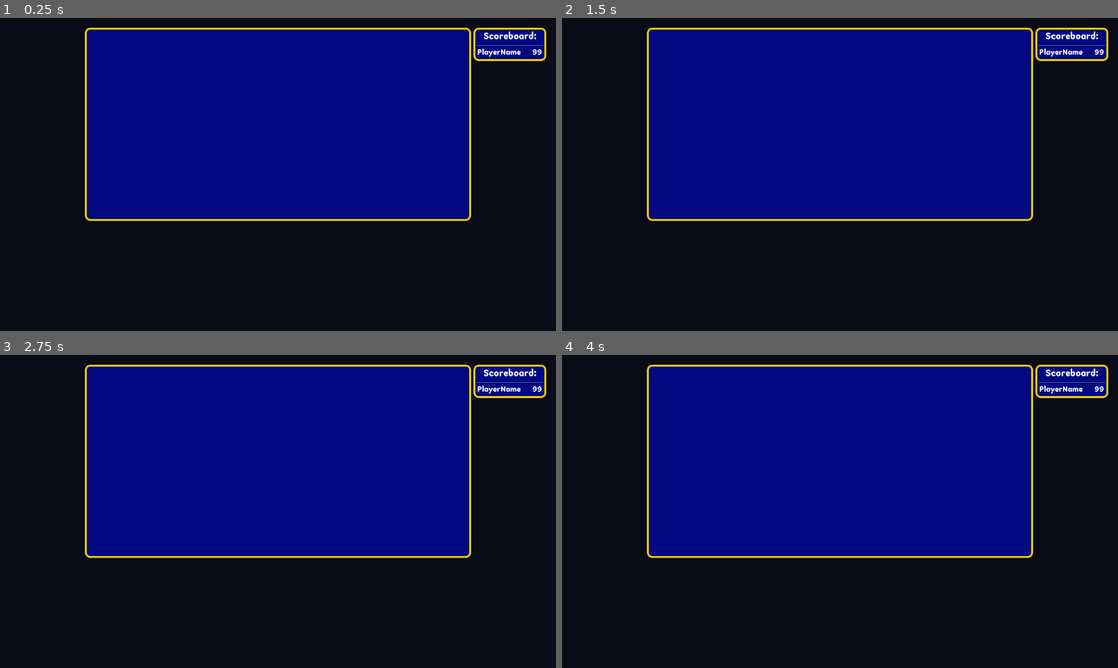
Above: before the commit, frames 1-4 (two rows, left to right).
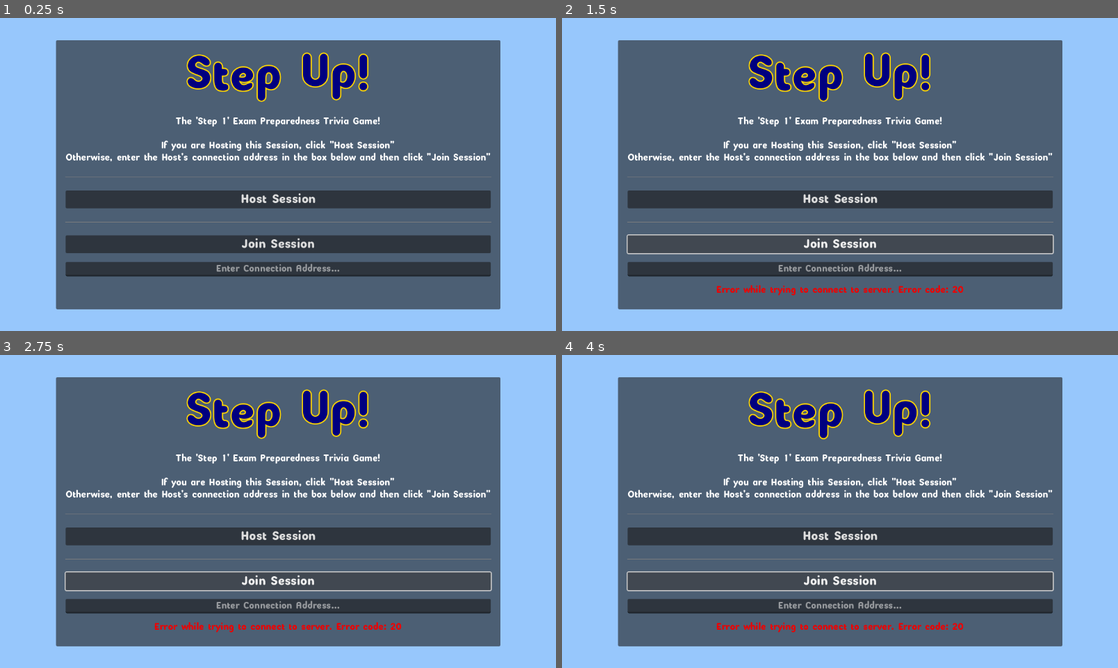
Above: after the commit, the same moments.

Repository: EmptyForge/StepUp
Game: Godot game, scene res://StepUp.tscn
Two runs of this game, one before a commit and one after it. Both use one fixed random seed, a clock stepped at 60 frames per second and the inputs below.
Inputs (mouse positions are in pixels of both pictures, inside the frame that each line leads up to):
- Up to frame 1 (0.25 s): no input
- Up to frame 2 (1.5 s): click (840, 199) at 0.5 s, where only the run after the commit has a clickable "Host Session"; click (840, 243) at 1.25 s, where only the run after the commit has a clickable "Join Session"
- Up to frame 3 (2.75 s): tap 0 at 2.1 s
- Up to frame 4 (4 s): tap 0 at 2.85, 3.6 s

The runs differ from the first frame. In frame 1, 99% of the frame differs, in the area x 0-100%, y 0-100%; in frame 2, 99%; in frame 3, 99%; in frame 4, 99%.

Commit message:
Added and synchronized a Scoreboard

Diff:
--- a/StepUp.tscn
+++ b/StepUp.tscn
@@ -1,8 +1,9 @@
-[gd_scene load_steps=6 format=3 uid="uid://bxwsxgk1s77v4"]
+[gd_scene load_steps=7 format=3 uid="uid://bxwsxgk1s77v4"]
 
 [ext_resource type="Script" path="res://scripts/StepUp.gd" id="1_uxu6d"]
 [ext_resource type="Theme" uid="uid://khx2k8bemdah" path="res://assets/theme/step_up_theme.tres" id="2_d83uf"]
 [ext_resource type="Script" path="res://scripts/GameClient.gd" id="3_oqcmw"]
+[ext_resource type="PackedScene" uid="uid://c1n7dki6gmqpb" path="res://scenes/Scoreboard.tscn" id="4_nlko2"]
 
 [sub_resource type="StyleBoxFlat" id="StyleBoxFlat_x2na2"]
 bg_color = Color(0.00784314, 0.00784314, 0.0470588, 0.952941)
@@ -44,7 +45,6 @@
 [node name="CanvasLayer" type="CanvasLayer" parent="."]
 
 [node name="MainMenu" type="PanelContainer" parent="CanvasLayer"]
-visible = false
 anchors_preset = 15
 anchor_right = 1.0
 anchor_bottom = 1.0
@@ -65,7 +65,7 @@
 
 [node name="VBoxContainer" type="VBoxContainer" parent="CanvasLayer/MainMenu/MarginContainer"]
 layout_mode = 2
-theme_override_constants/separation = 20
+theme_override_constants/separation = 18
 
 [node name="TitleRTL" type="RichTextLabel" parent="CanvasLayer/MainMenu/MarginContainer/VBoxContainer"]
 custom_minimum_size = Vector2(0, 120)
@@ -74,10 +74,6 @@
 bbcode_enabled = true
 text = "[center][color=navy_blue][outline_size=10][outline_color=gold][wave amp=50 freq=5][font_size=120][font=res://assets/theme/Tuber.ttf]Step Up!"
 fit_content = true
-
-[node name="HSeparator3" type="HSeparator" parent="CanvasLayer/MainMenu/MarginContainer/VBoxContainer"]
-layout_mode = 2
-theme_override_constants/separation = 20
 
 [node name="InfoLabel" type="Label" parent="CanvasLayer/MainMenu/MarginContainer/VBoxContainer"]
 layout_mode = 2
@@ -108,9 +104,15 @@
 placeholder_text = "Enter Connection Address..."
 alignment = 1
 
+[node name="ConnectionStatusLabel" type="Label" parent="CanvasLayer/MainMenu/MarginContainer/VBoxContainer"]
+layout_mode = 2
+theme_override_colors/font_color = Color(0.941176, 0, 0, 1)
+horizontal_alignment = 1
+
 [node name="MultiplayerSpawnRoot" type="Node" parent="CanvasLayer"]
 
 [node name="GameClient" type="PanelContainer" parent="CanvasLayer/MultiplayerSpawnRoot"]
+visible = false
 texture_filter = 2
 anchors_preset = 15
 anchor_right = 1.0
@@ -150,50 +152,8 @@
 theme_override_constants/separation = 10
 alignment = 1
 
-[node name="Scoreboard" type="PanelContainer" parent="CanvasLayer/MultiplayerSpawnRoot/GameClient/MarginContainer"]
-custom_minimum_size = Vector2(150, 0)
+[node name="Scoreboard" parent="CanvasLayer/MultiplayerSpawnRoot/GameClient/MarginContainer" instance=ExtResource("4_nlko2")]
 layout_mode = 2
-size_flags_horizontal = 8
-size_flags_vertical = 0
-theme_override_styles/panel = SubResource("StyleBoxFlat_b88nx")
-
-[node name="MarginContainer" type="MarginContainer" parent="CanvasLayer/MultiplayerSpawnRoot/GameClient/MarginContainer/Scoreboard"]
-layout_mode = 2
-theme_override_constants/margin_left = 4
-theme_override_constants/margin_top = 4
-theme_override_constants/margin_right = 4
-theme_override_constants/margin_bottom = 4
-
-[node name="VBoxContainer" type="VBoxContainer" parent="CanvasLayer/MultiplayerSpawnRoot/GameClient/MarginContainer/Scoreboard/MarginContainer"]
-layout_mode = 2
-
-[node name="Label" type="Label" parent="CanvasLayer/MultiplayerSpawnRoot/GameClient/MarginContainer/Scoreboard/MarginContainer/VBoxContainer"]
-layout_mode = 2
-theme = ExtResource("2_d83uf")
-text = "Scoreboard:"
-horizontal_alignment = 1
-vertical_alignment = 2
-
-[node name="HSeparator" type="HSeparator" parent="CanvasLayer/MultiplayerSpawnRoot/GameClient/MarginContainer/Scoreboard/MarginContainer/VBoxContainer"]
-layout_mode = 2
-
-[node name="HBoxContainer" type="HBoxContainer" parent="CanvasLayer/MultiplayerSpawnRoot/GameClient/MarginContainer/Scoreboard/MarginContainer/VBoxContainer"]
-layout_mode = 2
-
-[node name="Label" type="Label" parent="CanvasLayer/MultiplayerSpawnRoot/GameClient/MarginContainer/Scoreboard/MarginContainer/VBoxContainer/HBoxContainer"]
-custom_minimum_size = Vector2(110, 0)
-layout_mode = 2
-theme_override_font_sizes/font_size = 20
-text = "PlayerName"
-vertical_alignment = 1
-
-[node name="Label2" type="Label" parent="CanvasLayer/MultiplayerSpawnRoot/GameClient/MarginContainer/Scoreboard/MarginContainer/VBoxContainer/HBoxContainer"]
-layout_mode = 2
-size_flags_horizontal = 8
-theme_override_font_sizes/font_size = 20
-text = "99"
-horizontal_alignment = 1
-vertical_alignment = 1
 
 [connection signal="pressed" from="CanvasLayer/MainMenu/MarginContainer/VBoxContainer/HostButton" to="." method="_on_host_button_pressed"]
 [connection signal="pressed" from="CanvasLayer/MainMenu/MarginContainer/VBoxContainer/JoinButton" to="." method="_on_join_button_pressed"]
--- a/scenes/PlayerPanel.tscn
+++ b/scenes/PlayerPanel.tscn
@@ -11,6 +11,12 @@
 properties/1/path = NodePath(".:player_color")
 properties/1/spawn = true
 properties/1/sync = true
+properties/2/path = NodePath(".:player_status")
+properties/2/spawn = true
+properties/2/sync = true
+properties/3/path = NodePath(".:player_score")
+properties/3/spawn = true
+properties/3/sync = true
 
 [sub_resource type="StyleBoxEmpty" id="StyleBoxEmpty_4xgwr"]
 
--- /dev/null
+++ b/scenes/PlayerScoreCard.tscn
@@ -0,0 +1,21 @@
+[gd_scene load_steps=2 format=3 uid="uid://c5hut2qh5hdq4"]
+
+[ext_resource type="Script" path="res://scripts/PlayerScoreCard.gd" id="1_womsk"]
+
+[node name="PlayerScoreCard" type="HBoxContainer"]
+script = ExtResource("1_womsk")
+
+[node name="PlayerName" type="Label" parent="."]
+custom_minimum_size = Vector2(110, 0)
+layout_mode = 2
+theme_override_font_sizes/font_size = 20
+text = "PlayerName"
+vertical_alignment = 1
+
+[node name="Score" type="Label" parent="."]
+layout_mode = 2
+size_flags_horizontal = 8
+theme_override_font_sizes/font_size = 20
+text = "99"
+horizontal_alignment = 1
+vertical_alignment = 1
--- /dev/null
+++ b/scenes/Scoreboard.tscn
@@ -0,0 +1,47 @@
+[gd_scene load_steps=4 format=3 uid="uid://c1n7dki6gmqpb"]
+
+[ext_resource type="Theme" uid="uid://khx2k8bemdah" path="res://assets/theme/step_up_theme.tres" id="1_hi5wd"]
+[ext_resource type="Script" path="res://scripts/Scoreboard.gd" id="2_yue8q"]
+
+[sub_resource type="StyleBoxFlat" id="StyleBoxFlat_b88nx"]
+bg_color = Color(0, 0.0352941, 0.501961, 1)
+border_width_left = 4
+border_width_top = 4
+border_width_right = 4
+border_width_bottom = 4
+border_color = Color(0.921569, 0.8, 0, 1)
+corner_radius_top_left = 10
+corner_radius_top_right = 10
+corner_radius_bottom_right = 10
+corner_radius_bottom_left = 10
+
+[node name="Scoreboard" type="PanelContainer"]
+custom_minimum_size = Vector2(150, 0)
+size_flags_horizontal = 8
+size_flags_vertical = 0
+theme = ExtResource("1_hi5wd")
+theme_override_styles/panel = SubResource("StyleBoxFlat_b88nx")
+script = ExtResource("2_yue8q")
+
+[node name="MarginContainer" type="MarginContainer" parent="."]
+layout_mode = 2
+theme_override_constants/margin_left = 4
+theme_override_constants/margin_top = 4
+theme_override_constants/margin_right = 4
+theme_override_constants/margin_bottom = 4
+
+[node name="VBoxContainer" type="VBoxContainer" parent="MarginContainer"]
+layout_mode = 2
+
+[node name="Label" type="Label" parent="MarginContainer/VBoxContainer"]
+layout_mode = 2
+theme = ExtResource("1_hi5wd")
+text = "Scoreboard:"
+horizontal_alignment = 1
+vertical_alignment = 2
+
+[node name="HSeparator" type="HSeparator" parent="MarginContainer/VBoxContainer"]
+layout_mode = 2
+
+[node name="PlayerScores" type="VBoxContainer" parent="MarginContainer/VBoxContainer"]
+layout_mode = 2
--- a/scripts/PlayerPanel.gd
+++ b/scripts/PlayerPanel.gd
@@ -14,11 +14,13 @@
 @onready var player_colorpicker = $MarginContainer/PlayerCustomization/ColorPickerButton
 @onready var player_custom_submit = $MarginContainer/PlayerCustomization/CustomizationSubmitButton
 
+@onready var step_up : StepUp = get_node("/root/StepUp")
 @onready var synchronizer = $MultiplayerSynchronizer
 
-@export var player_name : String = "Player"
+@export var player_name : String = "PlayerName"
 @export var player_color : Color = Color.DIM_GRAY
 @export var player_status : String = "Hello!"
+@export var player_score : int = 0
 
 # Called when this instance of the scene enters the scene tree for the first time,
 # like when it's spawned by the multiplayer server
@@ -53,3 +55,4 @@
 # Triggers whenever the multiplayer synchorizer sees that a synched property has changed
 func _on_multiplayer_synchronizer_synchronized():
 	update_visuals.rpc()
+	step_up.update_scoreboard.rpc()
--- /dev/null
+++ b/scripts/PlayerScoreCard.gd
@@ -0,0 +1,12 @@
+extends HBoxContainer
+class_name PlayerScoreCard
+
+@onready var player_name_label = $PlayerName
+@onready var score_label = $Score
+
+var player_name : String = "PlayerName"
+var player_score : int = KEY_0
+
+func update_card():
+	player_name_label.text = player_name
+	score_label.text = str(player_score)
--- /dev/null
+++ b/scripts/Scoreboard.gd
@@ -0,0 +1,25 @@
+extends PanelContainer
+class_name Scoreboard
+
+@onready var player_scores_container = $MarginContainer/VBoxContainer/PlayerScores
+
+var PlayerScoreCard = preload("res://scenes/PlayerScoreCard.tscn")
+
+var players_on_board = Array()
+
+func update_score(score_data):
+	for player in score_data:
+		if player == "PlayerName":
+			pass
+		elif player not in players_on_board:
+			var new_player_card = PlayerScoreCard.instantiate()
+			player_scores_container.add_child(new_player_card)
+			players_on_board.append(player)
+			new_player_card.player_name = player
+			new_player_card.player_score = score_data[player]
+			new_player_card.update_card()
+		else:
+			for card in player_scores_container.get_children():
+				if card.player_name == player:
+					card.player_score = score_data[player]
+					card.update_card()
--- a/scripts/StepUp.gd
+++ b/scripts/StepUp.gd
@@ -1,18 +1,20 @@
 extends Control
+class_name StepUp
+
+const PORT = 6288
 
 @onready var main_menu = $CanvasLayer/MainMenu
 @onready var connection_address_line_edit = $CanvasLayer/MainMenu/MarginContainer/VBoxContainer/ConnectionLineEdit
+@onready var connection_status_label = $CanvasLayer/MainMenu/MarginContainer/VBoxContainer/ConnectionStatusLabel
+
 @onready var game_client = $CanvasLayer/MultiplayerSpawnRoot/GameClient
 @onready var player_container = $CanvasLayer/MultiplayerSpawnRoot/GameClient/MarginContainer/VBoxContainer/PlayerContainer
+@onready var scoreboard = $CanvasLayer/MultiplayerSpawnRoot/GameClient/MarginContainer/Scoreboard
 
 var PlayerPanel = preload("res://scenes/PlayerPanel.tscn")
-
-const PORT = 6288
-
 var enet_peer = ENetMultiplayerPeer.new()
 
 func _ready():
-	# Initialize the server with
 	pass
 
 # Called every frame. 'delta' is the elapsed time since the previous frame.
@@ -20,21 +22,23 @@
 	pass
 
 func _on_host_button_pressed():
-	main_menu.hide()
-	game_client.show()
+	var rc = enet_peer.create_server(PORT)
+	if rc == OK:
+		multiplayer.multiplayer_peer = enet_peer
+		multiplayer.peer_connected.connect(add_player)  # Connect "peer_connected" signal to add_player()
 
-	enet_peer.create_server(PORT)
-	multiplayer.multiplayer_peer = enet_peer
-	multiplayer.peer_connected.connect(add_player)  # Connect "peer_connected" signal to add_player()
-
-	add_host(multiplayer.get_unique_id())
+		main_menu.hide()
+		game_client.show()
+		add_host(multiplayer.get_unique_id())
 
 func _on_join_button_pressed():
-	main_menu.hide()
-	game_client.show()
-
-	enet_peer.create_client("localhost", PORT)
-	multiplayer.multiplayer_peer = enet_peer
+	var rc = enet_peer.create_client("localhost", PORT) # rc contains the return code for this peer
+	if rc == OK:
+		multiplayer.multiplayer_peer = enet_peer
+		main_menu.hide()
+		game_client.show()
+	else:
+		connection_status_label.text = "Error while trying to connect to server. Error code: " + str(rc)
 
 func add_host(peer_id:int):
 	pass
@@ -43,3 +47,10 @@
 	var player_panel = PlayerPanel.instantiate()
 	player_panel.name = str(peer_id)
 	player_container.add_child(player_panel)
+
+@rpc("any_peer")
+func update_scoreboard():
+	var score_data = {}
+	for player in player_container.get_children():
+		score_data[player.player_name] = player.player_score
+	scoreboard.update_score(score_data)
Not shown, added: export_presets.cfg
